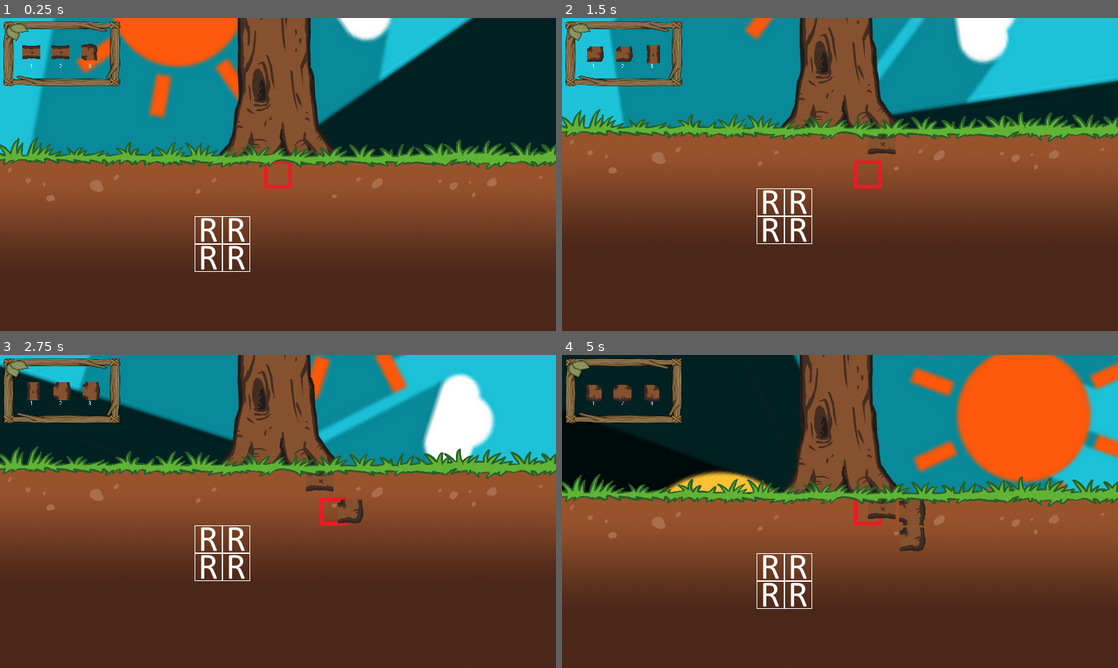
Above: before the commit, frames 1-4 (two rows, left to right).
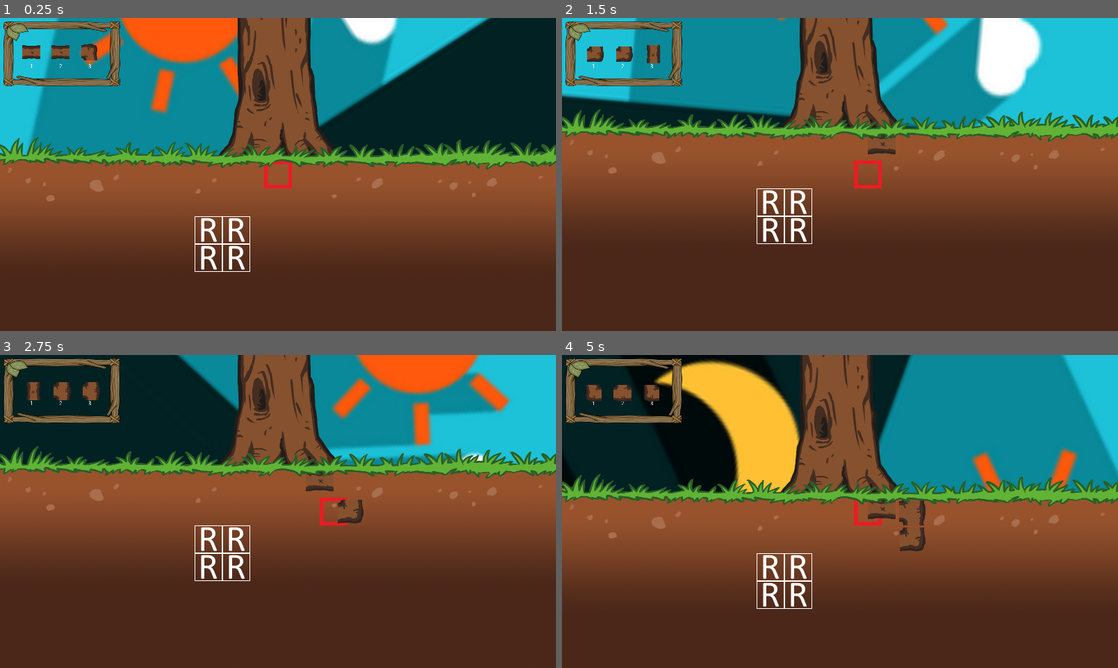
Above: after the commit, the same moments.

Repository: DEF-42/treeOfLife
Game: Godot game, scene res://Scenes/World.tscn
Same seed, same stepped clock (60 frames per second), same inputs: the game is played once before the commit and once after it. The engine's default icon, where the game draws it, is replaced by a stand-in: a white triangle on a blue panel in a dark square.
Inputs:
- Up to frame 1 (0.25 s): no input
- Up to frame 2 (1.5 s): hold Right (ui_right) 0.53-1.28 s; tap Keypad 1 (first_root) at 0.6 s; hold Down (ui_down) from 1.28 s (still down); tap Keypad 0 (rotate_roots) at 1.35 s
- Up to frame 3 (2.75 s): release Down (ui_down) at 2.03 s; hold Right (ui_right) from 2.03 s (still down); tap Keypad 2 (second_root) at 2.1 s
- Up to frame 4 (5 s): release Right (ui_right) at 2.78 s; hold Up (ui_up) 2.78-3.53 s; tap Keypad 3 (third_root) at 2.85 s; hold Left (ui_left) from 3.53 s (still down); tap Keypad 1 (first_root) at 3.6 s; tap Keypad 0 (rotate_roots) at 4.35 s

The runs differ from the first frame. In frame 1, 3.2% of the frame differs, in the area x 8-89%, y 0-35%; in frame 2, 10%; in frame 3, 12%; in frame 4, 19%, in the area x 0-100%, y 0-44%.

Commit message:
Spawn from Left or Right

Diff:
--- a/Autoloads/EventBus.gd
+++ b/Autoloads/EventBus.gd
@@ -5,5 +5,6 @@
 
 signal day_state_changed(state)
 
-signal activate_enemy_spawner()
+signal activate_enemy_spawner(spawner)
 signal kill_enemy()
+signal spawn_enemy(spawnerName)
--- a/Scenes/World.tscn
+++ b/Scenes/World.tscn
@@ -69,7 +69,7 @@
 
 [node name="AnimationPlayer" type="AnimationPlayer" parent="DayCycle"]
 reset_on_save = false
-playback_speed = 7.0
+playback_speed = 10.0
 method_call_mode = 1
 anims/DayCycleRotation = SubResource( 1 )
 anims/RESET = SubResource( 2 )
@@ -94,6 +94,11 @@
 position = Vector2( 10, 12 )
 scale = Vector2( 0.65, 0.65 )
 
-[node name="EnemyLeftSpawner" type="Node2D" parent="."]
-position = Vector2( -60, 465 )
+[node name="EnemySpawners" type="Node2D" parent="."]
 script = ExtResource( 7 )
+
+[node name="EnemyLeftSpawner" type="Node2D" parent="EnemySpawners"]
+position = Vector2( 44, 465 )
+
+[node name="EnemyRightSpawner" type="Node2D" parent="EnemySpawners"]
+position = Vector2( 1548, 465 )
--- a/Scripts/EnemyLeftSpawner.gd
+++ b/Scripts/EnemyLeftSpawner.gd
@@ -2,6 +2,7 @@
 
 
 var termite = preload("res://Scenes/Outside/Enemy.tscn")
+var enemySpawner: Node2D
 
 
 func _ready():
@@ -10,10 +11,13 @@
 
 
 ### SIGNALS ###
-func _on_activate_enemy_spawner():
+func _on_activate_enemy_spawner(spawner: Node2D):
+	print("node", enemySpawner)
+	enemySpawner = spawner
 	var instance = termite.instance()
-	add_child(instance)
+	spawner.add_child(instance)
+	EVENTS.emit_signal("spawn_enemy", spawner.name)
 
 func _on_kill_enemy():
-	var enemy = $".".get_children()[0]
+	var enemy = enemySpawner.get_children()[0]
 	enemy.queue_free()
--- a/Scripts/Outside/Enemy.gd
+++ b/Scripts/Outside/Enemy.gd
@@ -1,17 +1,32 @@
 extends KinematicBody2D
 
 
-export var speed: int = 10
+export var speed: int = 20
 
 var direction = Vector2.ZERO
+var spawner: String
 
+
+func _ready():
+	EVENTS.connect("spawn_enemy", self, "_on_activate_enemy_spawner")
 
 func _process(delta):
 	direction = Vector2.ZERO
-	direction.x = direction.x + speed
-
+	if spawner == "EnemyLeftSpawner":
+		direction.x = direction.x + speed
+		$Sprite.set_flip_h(false)
+	else:
+		direction.x = direction.x - speed
+		$Sprite.set_flip_h(true)
 	var collision = move_and_collide(speed * direction * delta)
 	if collision:
 		if collision.collider.name == "ArbreArea":
 			GAME.set_tree_hp(GAME.get_tree_hp() - 1)
 			EVENTS.emit_signal("kill_enemy")
+
+
+### SIGNALS ###
+func _on_activate_enemy_spawner(enemySpawner: Node2D):
+	if enemySpawner == null:
+		spawner = "EnemyLeftSpawner"
+	else: spawner = enemySpawner.name
--- a/Scripts/World.gd
+++ b/Scripts/World.gd
@@ -1,4 +1,7 @@
 extends Node2D
+
+
+var rng = RandomNumberGenerator.new()
 
 
 func _ready():
@@ -15,4 +18,8 @@
 	if state:
 		pass
 	else:
-		EVENTS.emit_signal("activate_enemy_spawner")
+		var random_number = rng.randi_range(1, 6)
+		print(random_number)
+		if random_number < 4:
+			EVENTS.emit_signal("activate_enemy_spawner", $EnemySpawners/EnemyLeftSpawner)
+		else: EVENTS.emit_signal("activate_enemy_spawner", $EnemySpawners/EnemyRightSpawner)
Not shown: 1 places in Scenes/Underground/Grid.tscn that only renumber resources
